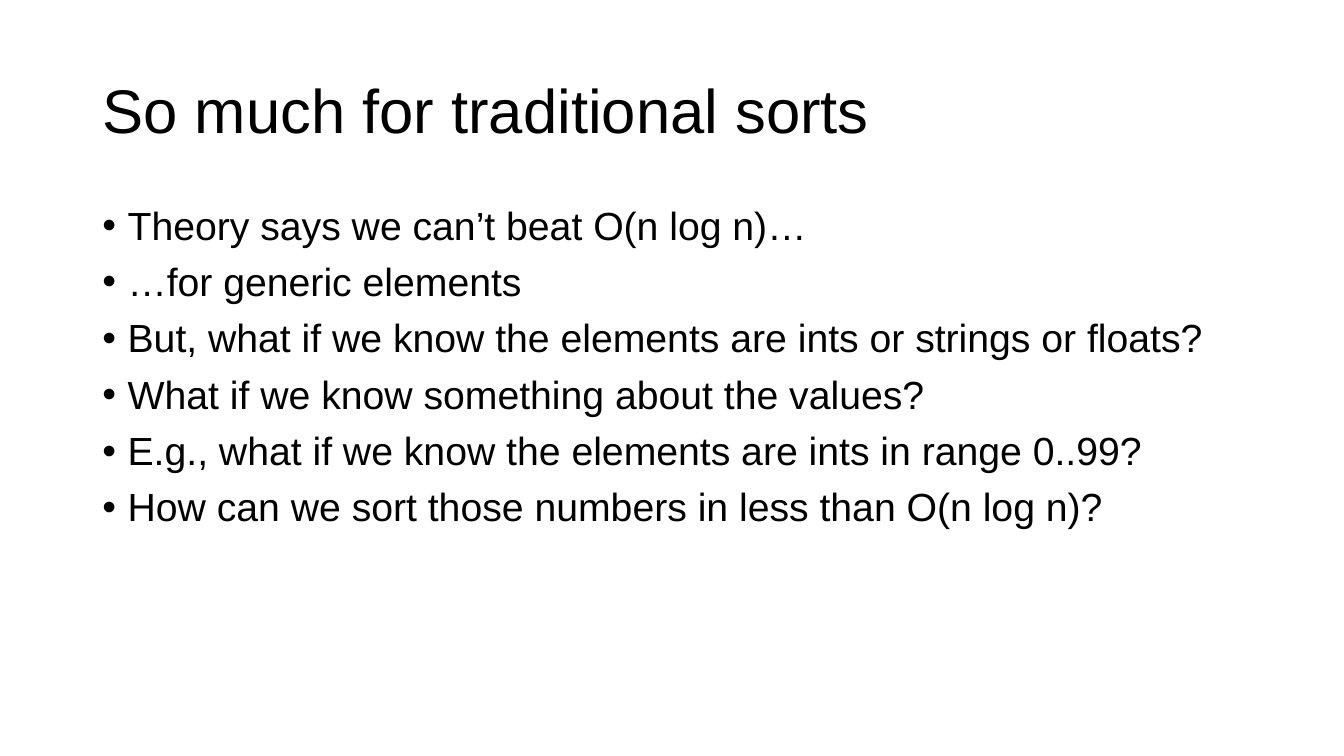
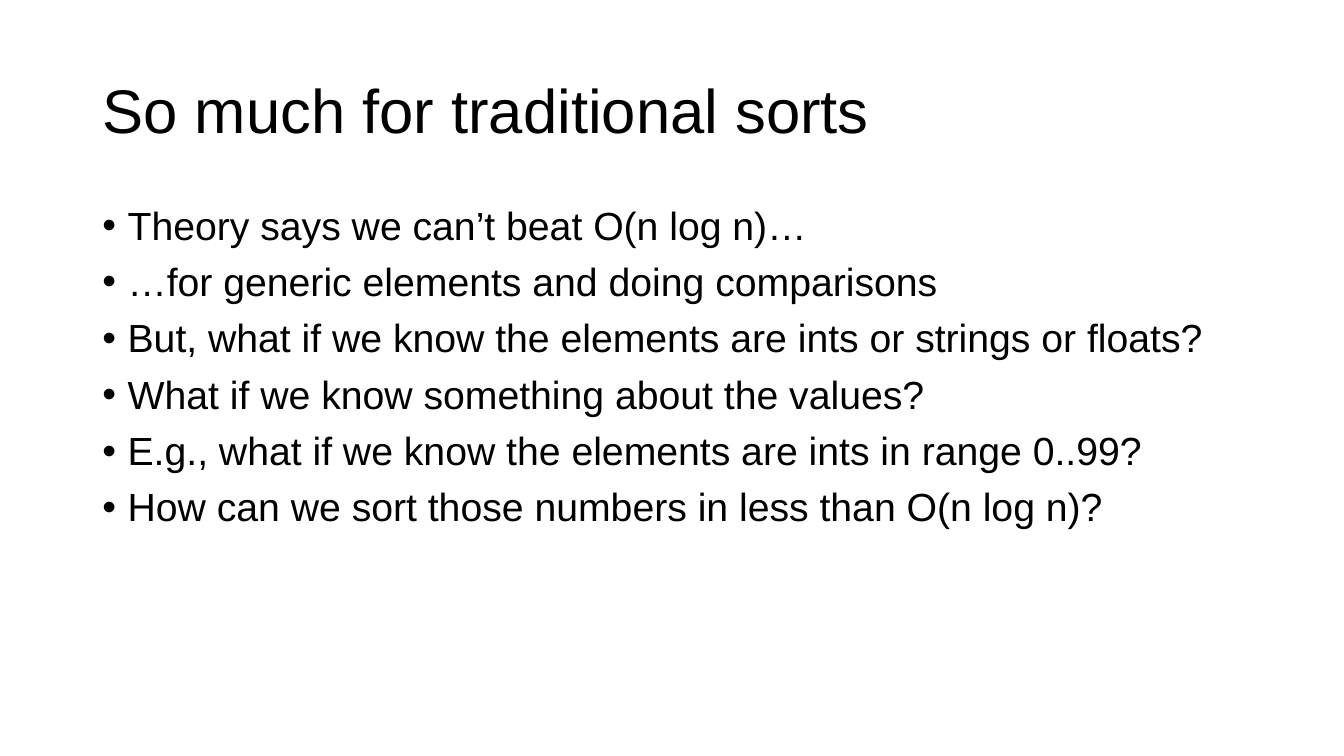
Before and after one commit to parrt/msds689, a slide deck: slide 8 of notes/sorting.pptx. Drawn at 1344x756 pixels with LibreOffice and Linux fonts; fonts in the diff are those of the drawing; background and template pictures are left out. Boxes give left, top, right and bottom in pixels: in the first picture for what was removed or moved away, otherwise in the second. Text is boxed around its words. In the diff, an @@ line names an element or a change of style, - is before the commit and + after.

```diff
--- a/notes/sorting.pptx
+++ b/notes/sorting.pptx
@@ text at box(128, 267, 937, 304): text changed @@
-• …for generic elements
+• …for generic elements and doing comparisons
```
Also in this commit, not shown: 7 other slides changed, 5 other files.
